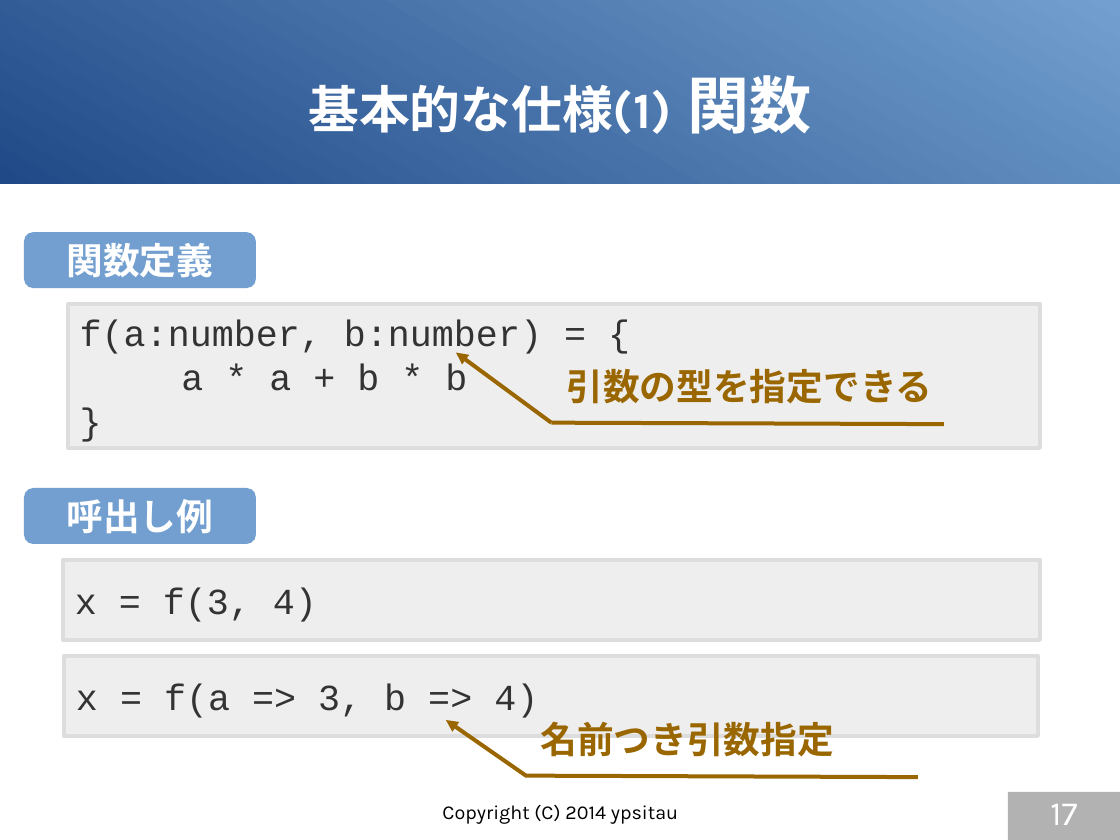
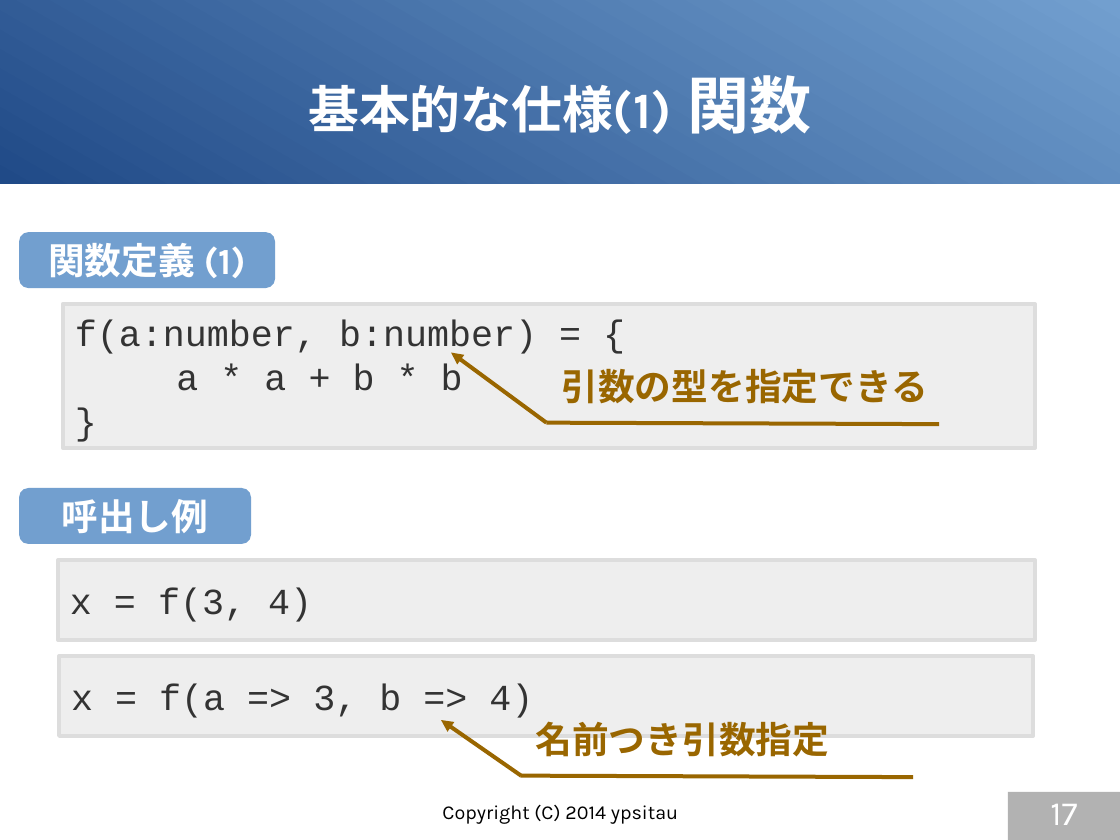
Before and after one commit to gura-lang/gura-doc, a slide deck: slide 17 of presentation/gura-introduction.odp. Drawn at 1120x840 pixels with LibreOffice and Linux fonts; fonts in the diff are those of the drawing. Boxes give left, top, right and bottom in pixels: in the first picture for what was removed or moved away, otherwise in the second. Text is boxed around its words. In the diff, an @@ line names an element or a change of style, - is before the commit and + after.

```diff
--- a/presentation/gura-introduction.odp
+++ b/presentation/gura-introduction.odp
@@ rounded rectangle "関数定義 (1)": place and size @@
-rounded rectangle "関数定義 (1)" at (24, 232, 256, 288)
+rounded rectangle "関数定義 (1)" at (19, 232, 275, 288)
@@ text in rounded rectangle at (48, 243, 246, 278): text changed @@
-関数定義
+関数定義 (1)
@@ 3 rectangles, 2 texts, 2 lines, 2 arrows, 1 rounded rectangle: place and size @@
-3 rectangles, 2 texts, 2 lines, 2 arrows, 1 rounded rectangle at (24, 304, 1041, 777)
+3 rectangles, 2 texts, 2 lines, 2 arrows, 1 rounded rectangle at (19, 304, 1036, 777)
```
Also in this commit, not shown: 5 other slides changed, 4 slides added.
